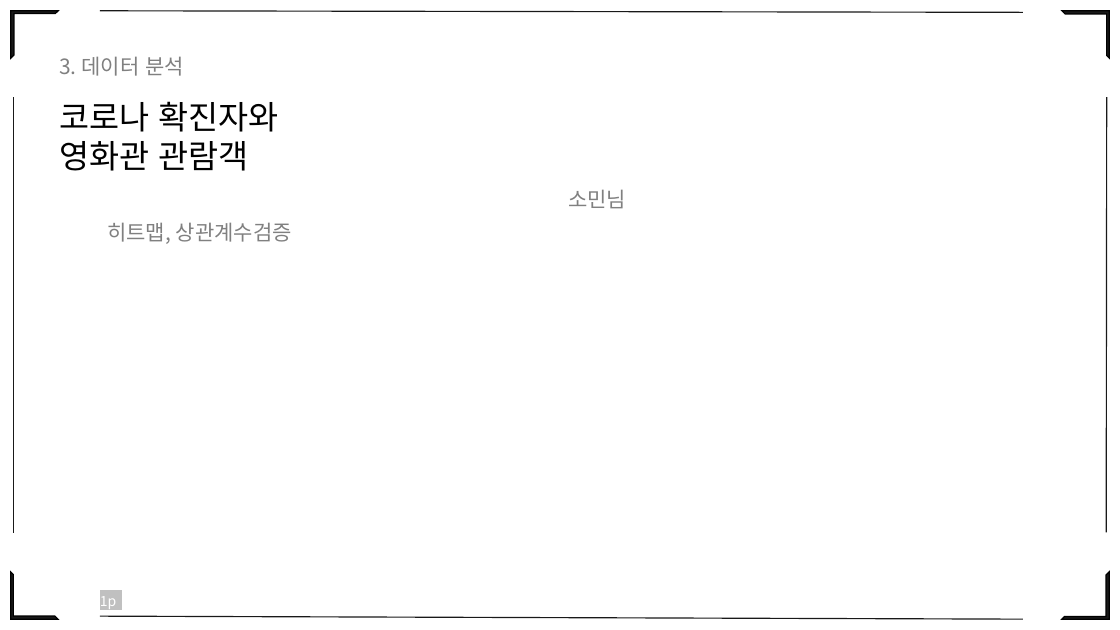
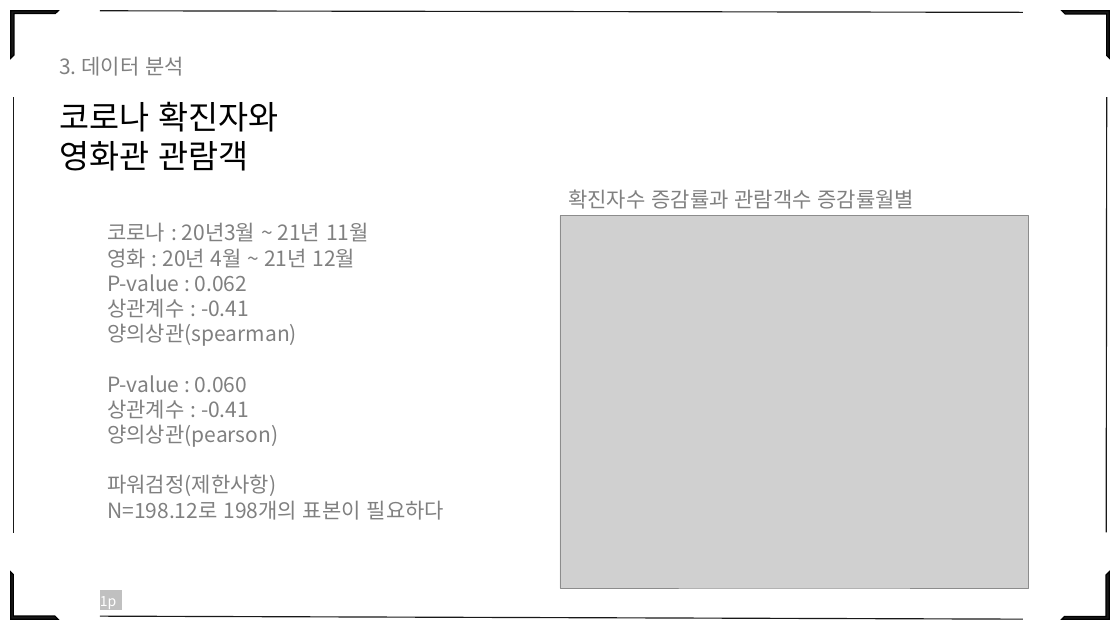
Before and after one commit to eesomin/midproject, a slide deck: slide 24 of jdh1/PPT_0_TEAM2.pptx (slide 25 before the commit). Drawn at 1120x630 pixels with LibreOffice and Linux fonts; fonts in the diff are those of the drawing; grey boxes stand for pictures. Boxes give left, top, right and bottom in pixels: in the first picture for what was removed or moved away, otherwise in the second. Text is boxed around its words. In the diff, an @@ line names an element or a change of style, - is before the commit and + after.

```diff
--- a/jdh1/PPT_0_TEAM2.pptx
+++ b/jdh1/PPT_0_TEAM2.pptx
@@ text at box(568, 189, 915, 209): text changed @@
-소민님
+확진자수 증감률과 관람객수 증감률월별
@@ text removed at box(107, 222, 292, 244) @@
-히트맵, 상관계수검증
@@ text added at box(107, 222, 444, 520), 18 pt, text #808080 @@
+코로나 : 20년3월 ~ 21년 11월
+영화 : 20년 4월 ~ 21년 12월
+P-value : 0.062
+상관계수 : -0.41
+양의상관(spearman)
+P-value : 0.060
+상관계수 : -0.41
+양의상관(pearson)
+파워검정(제한사항)
+N=198.12로 198개의 표본이 필요하다
@@ picture added at box(560, 216, 1029, 588) @@
```
Also in this commit, not shown: 25 other slides changed, 7 slides added, 1 slide removed, 4 other files.
